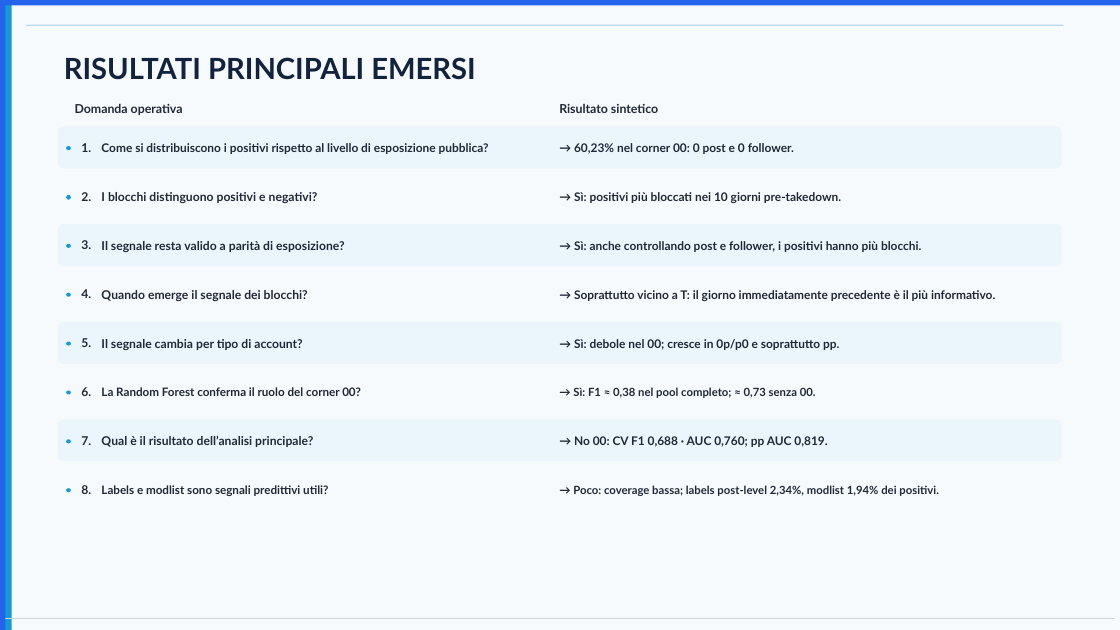
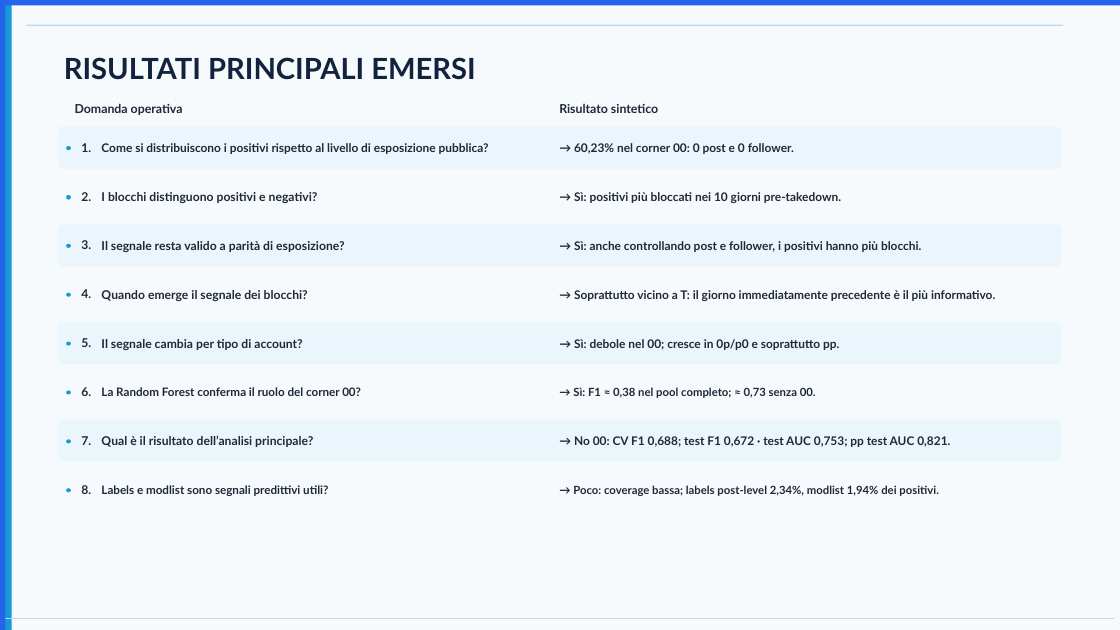
Before and after one commit to nicorota200/Bluesky-moderation-analysis, a slide deck: slide 12 of bluesky_presentazione_final.pptx. Drawn at 1120x630 pixels with LibreOffice and Linux fonts; fonts in the diff are those of the drawing. Boxes give left, top, right and bottom in pixels: in the first picture for what was removed or moved away, otherwise in the second. Text is boxed around its words. In the diff, an @@ line names an element or a change of style, - is before the commit and + after.

```diff
--- a/bluesky_presentazione_final.pptx
+++ b/bluesky_presentazione_final.pptx
@@ text at <box>574,436,950,447</box>: text changed @@
-→ No 00: CV F1 0,688 · AUC 0,760; pp AUC 0,819.
+→ No 00: CV F1 0,688; test F1 0,672 · test AUC 0,753; pp test AUC 0,821.
```
Also in this commit, not shown: 5 other slides changed, 58 other files.
